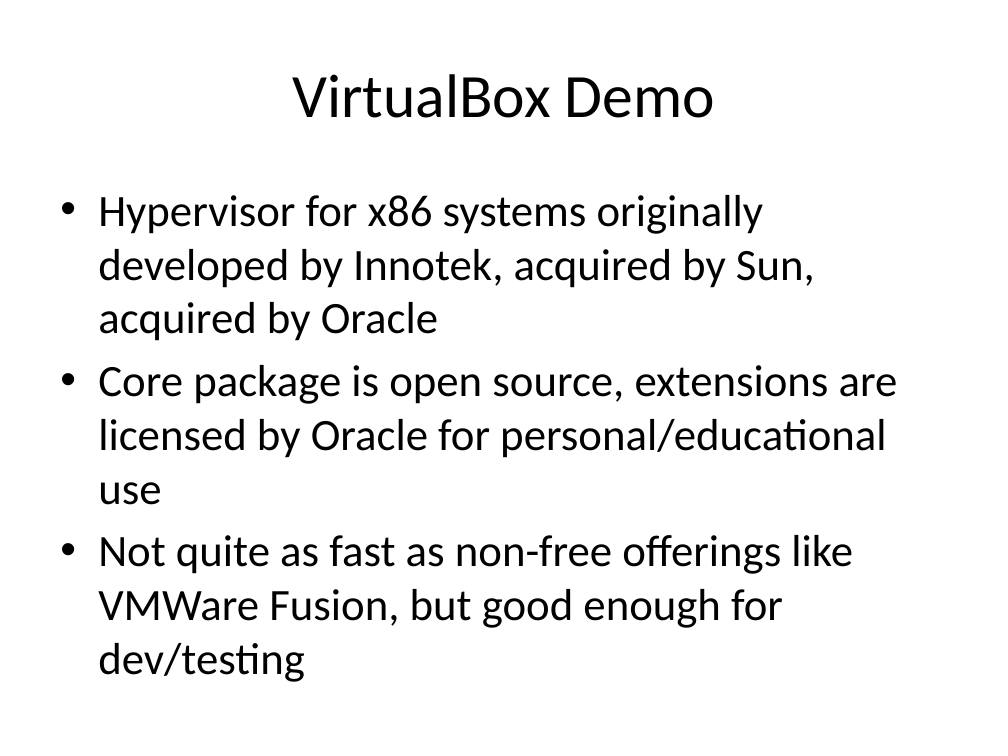
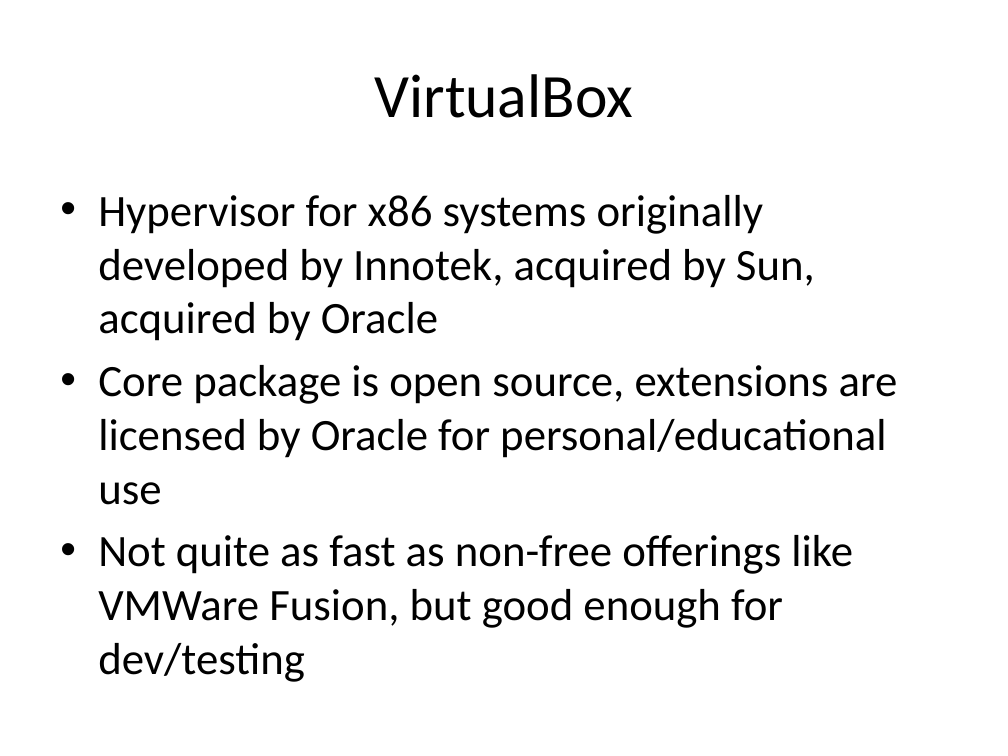
Before and after one commit to jasondbaker/infrastructure-class, a slide deck: slide 39 of infrastructure-week-3.pptx (slide 38 before the commit). Drawn at 1008x756 pixels with LibreOffice and Linux fonts; fonts in the diff are those of the drawing. Boxes give left, top, right and bottom in pixels: in the first picture for what was removed or moved away, otherwise in the second. Text is boxed around its words. In the diff, an @@ line names an element or a change of style, - is before the commit and + after.

```diff
--- a/infrastructure-week-3.pptx
+++ b/infrastructure-week-3.pptx
@@ title at <box>375,74,633,118</box>: text changed @@
-VirtualBox Demo
+VirtualBox
```
Also in this commit, not shown: 7 other slides changed, 3 slides added, 2 slides removed, 32 other files.
